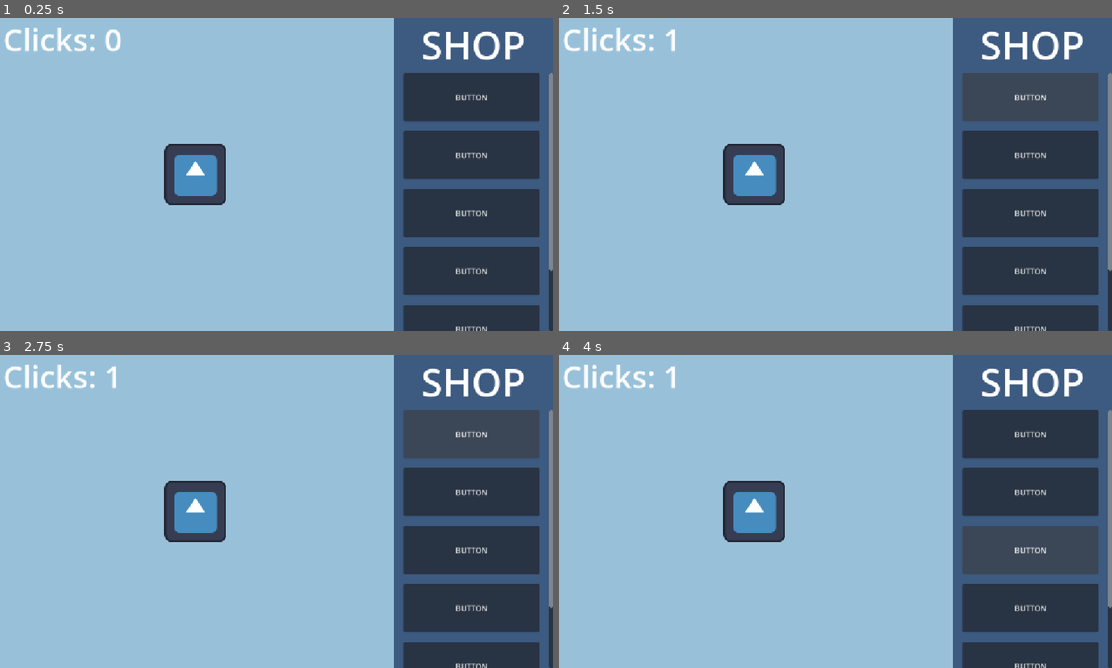
Above: before the commit, frames 1-4 (two rows, left to right).
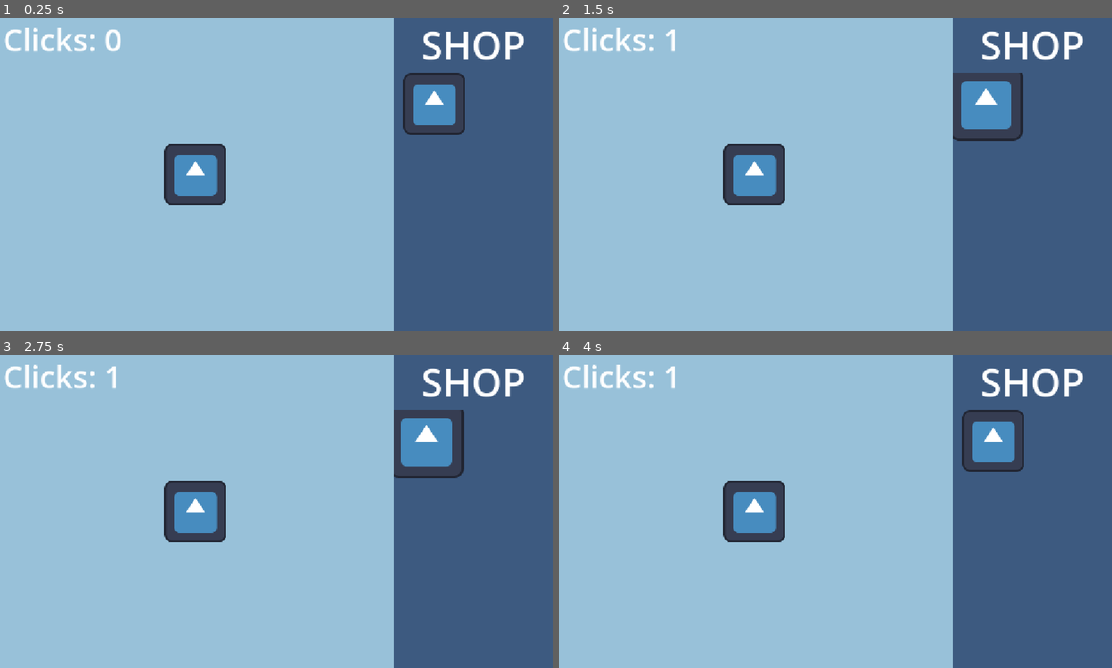
Above: after the commit, the same moments.

Repository: SilentPrincess108/PetClicker
Game: Godot game, scene res://scenes/main.tscn
Two runs of this game, one before a commit and one after it. Both use one fixed random seed, a clock stepped at 60 frames per second and the inputs below. This scene is started directly instead of the project's main scene. The engine's default icon, where the game draws it, is replaced by a stand-in: a white triangle on a blue panel in a dark square.
Inputs (mouse positions are in pixels of both pictures, inside the frame that each line leads up to):
- Up to frame 1 (0.25 s): no input
- Up to frame 2 (1.5 s): click (752, 174) at 0.5 s; click (1029, 96) at 1.25 s, where only the run before the commit has a clickable "BUTTON"
- Up to frame 3 (2.75 s): click (475, 439) at 2.02 s
- Up to frame 4 (4 s): click (1029, 492) at 2.75 s, where only the run before the commit has a clickable "BUTTON"; click (1029, 549) at 3.5 s, where only the run before the commit has a clickable "BUTTON"

The runs differ from the first frame. In frame 1, 17% of the frame differs, in the area x 72-100%, y 17-100%; in frame 2, 18%, in the area x 71-100%, y 17-100%; in frame 3, 18%; in frame 4, 17%.

Commit message:
creating new button for main click object

Diff:
--- a/scenes/main.tscn
+++ b/scenes/main.tscn
@@ -2,6 +2,7 @@
 
 [ext_resource type="Script" uid="uid://q6c0ck1lp7a4" path="res://scripts/main.gd" id="1_o5qli"]
 [ext_resource type="Texture2D" uid="uid://bicgkeei5q221" path="res://assets/sprites/icon.svg" id="3_jyhfs"]
+[ext_resource type="Script" uid="uid://c2pvxpxcr5ojx" path="res://scripts/item.gd" id="4_jyhfs"]
 [ext_resource type="Script" uid="uid://cbjhinlg0pq4h" path="res://scripts/animated_button.gd" id="4_tbgi4"]
 
 [sub_resource type="StyleBoxFlat" id="StyleBoxFlat_i4sdr"]
@@ -93,32 +94,13 @@
 size_flags_vertical = 3
 theme_override_constants/separation = 20
 
-[node name="Button" type="Button" parent="shopPanel/VBoxContainer/ScrollContainer/MarginContainer/VBoxContainer" unique_id=555348442]
+[node name="item" type="TextureButton" parent="shopPanel/VBoxContainer/ScrollContainer/MarginContainer/VBoxContainer" unique_id=148696040]
 custom_minimum_size = Vector2(0, 100)
 layout_mode = 2
-text = "BUTTON"
+texture_normal = ExtResource("3_jyhfs")
+script = ExtResource("4_jyhfs")
 
-[node name="Button2" type="Button" parent="shopPanel/VBoxContainer/ScrollContainer/MarginContainer/VBoxContainer" unique_id=873348438]
-custom_minimum_size = Vector2(0, 100)
-layout_mode = 2
-text = "BUTTON"
-
-[node name="Button3" type="Button" parent="shopPanel/VBoxContainer/ScrollContainer/MarginContainer/VBoxContainer" unique_id=1601509919]
-custom_minimum_size = Vector2(0, 100)
-layout_mode = 2
-text = "BUTTON"
-
-[node name="Button4" type="Button" parent="shopPanel/VBoxContainer/ScrollContainer/MarginContainer/VBoxContainer" unique_id=1410641950]
-custom_minimum_size = Vector2(0, 100)
-layout_mode = 2
-text = "BUTTON"
-
-[node name="Button5" type="Button" parent="shopPanel/VBoxContainer/ScrollContainer/MarginContainer/VBoxContainer" unique_id=373032930]
-custom_minimum_size = Vector2(0, 100)
-layout_mode = 2
-text = "BUTTON"
-
-[node name="Button6" type="Button" parent="shopPanel/VBoxContainer/ScrollContainer/MarginContainer/VBoxContainer" unique_id=1514371849]
-custom_minimum_size = Vector2(0, 100)
-layout_mode = 2
-text = "BUTTON"
+[connection signal="mouse_entered" from="mainPanel/CenterContainer/clicky" to="." method="_on_clicky_mouse_entered"]
+[connection signal="mouse_exited" from="mainPanel/CenterContainer/clicky" to="." method="_on_clicky_mouse_exited"]
+[connection signal="pressed" from="mainPanel/CenterContainer/clicky" to="." method="_on_clicky_pressed"]
+[connection signal="pressed" from="shopPanel/VBoxContainer/ScrollContainer/MarginContainer/VBoxContainer/item" to="." method="_on_item_pressed"]
--- /dev/null
+++ b/scenes/pet_button.tscn
@@ -0,0 +1,8 @@
+[gd_scene format=3 uid="uid://bxt1jtqnn2pnl"]
+
+[ext_resource type="Script" uid="uid://drptp6mt3i2sm" path="res://scripts/pet_button.gd" id="1_yb4s1"]
+
+[node name="PetButton" type="TextureButton" unique_id=1730670897]
+offset_right = 40.0
+offset_bottom = 40.0
+script = ExtResource("1_yb4s1")
--- a/scripts/animated_button.gd
+++ b/scripts/animated_button.gd
@@ -24,7 +24,6 @@
 	pivot_offset_ratio = Vector2.ONE / 2.0 #sets origin of button to center
 
 func _button_press() -> void:
-	Globals.clicks += 1
 	if animation_tween:
 		animation_tween.kill()
 	animation_tween = create_tween().set_trans(Tween.TRANS_SINE)
--- a/scripts/globals.gd
+++ b/scripts/globals.gd
@@ -1,3 +1,12 @@
 extends Node
 
 var clicks: int = 0
+var petTypes: Array = ["dog", "cat"]
+var animal: String = ""
+
+func checkClicks(itemCost):
+	if itemCost > clicks:
+		print("Srry bro. Need more clicks.")
+	else:
+		print("Purchase successful.")
+		clicks -= itemCost
--- /dev/null
+++ b/scripts/item.gd
@@ -0,0 +1,4 @@
+extends AnimatedButton
+
+@export var itemName: String = ""
+@export var itemCost: int = 10
--- a/scripts/main.gd
+++ b/scripts/main.gd
@@ -2,6 +2,8 @@
 
 @onready var num_clicks: Label = $mainPanel/numClicks
 @onready var clicky: AnimatedButton = $mainPanel/CenterContainer/clicky
+
+@onready var item: AnimatedButton = $shopPanel/VBoxContainer/ScrollContainer/MarginContainer/VBoxContainer/item
 
 func _ready() -> void:
 	print("game start")
@@ -9,12 +11,15 @@
 func _process(_delta: float) -> void:
 	num_clicks.text = "Clicks: " + str(Globals.clicks)
 
-func _on_clicky_mouse_entered() -> void:
-	print("mouse entered")
 
-func _on_clicky_mouse_exited() -> void:
-	print("mouse exited")
+func _on_item_pressed() -> void:
+	Globals.checkClicks(item.itemCost)
 
 func _on_clicky_pressed() -> void:
 	Globals.clicks += 1
-	print(Globals.clicks)
+
+func _on_clicky_mouse_entered() -> void:
+	print("mouse entered temp pet")
+
+func _on_clicky_mouse_exited() -> void:
+	print("mouse exited temp pet")
--- /dev/null
+++ b/scripts/pet_button.gd
@@ -0,0 +1,48 @@
+extends TextureButton
+class_name PetButton
+
+var petName: String = "Bob"
+var animal: String = ""
+var hunger: int = 0
+var boredom: int = 0
+var love: int = 0
+
+#hover
+var hover_scale: Vector2 = Vector2(1.2, 1.2)
+var hover_animation_length: float = 0.1
+var un_hover_animation_length: float = 0.1
+
+#press
+var press_scale: Vector2 = Vector2(0.95, 0.95)
+var press_animation_length_1: float = 0.1
+var press_animation_length_2: float = 0.1
+
+var animation_tween: Tween
+
+func _ready() -> void:
+	pressed.connect(_button_press)
+	mouse_entered.connect(_button_hover)
+	mouse_exited.connect(_button_un_hover)
+
+	pivot_offset_ratio = Vector2.ONE / 2.0
+
+func _button_press() -> void:
+	if animation_tween:
+		animation_tween.kill()
+	animation_tween = create_tween().set_trans(Tween.TRANS_SINE).set_ease(Tween.EASE_IN)
+	animation_tween.tween_property(self, "scale", press_scale, press_animation_length_1)
+	animation_tween.chain().tween_property(self, "scale", hover_scale, press_animation_length_2)
+
+func _button_hover() -> void:
+	print("mouse entered real pet")
+	if animation_tween:
+		animation_tween.kill()
+	animation_tween = create_tween().set_trans(Tween.TRANS_SINE).set_ease(Tween.EASE_IN)
+	animation_tween.tween_property(self, "scale", hover_scale, hover_animation_length)
+
+func _button_un_hover() -> void:
+	print("mouse exited real pet")
+	if animation_tween:
+		animation_tween.kill()
+	animation_tween = create_tween().set_trans(Tween.TRANS_SINE)
+	animation_tween.tween_property(self, "scale", Vector2.ONE, un_hover_animation_length)
Not shown, added: scripts/item.gd.uid
Not shown, added: scripts/pet_button.gd.uid
